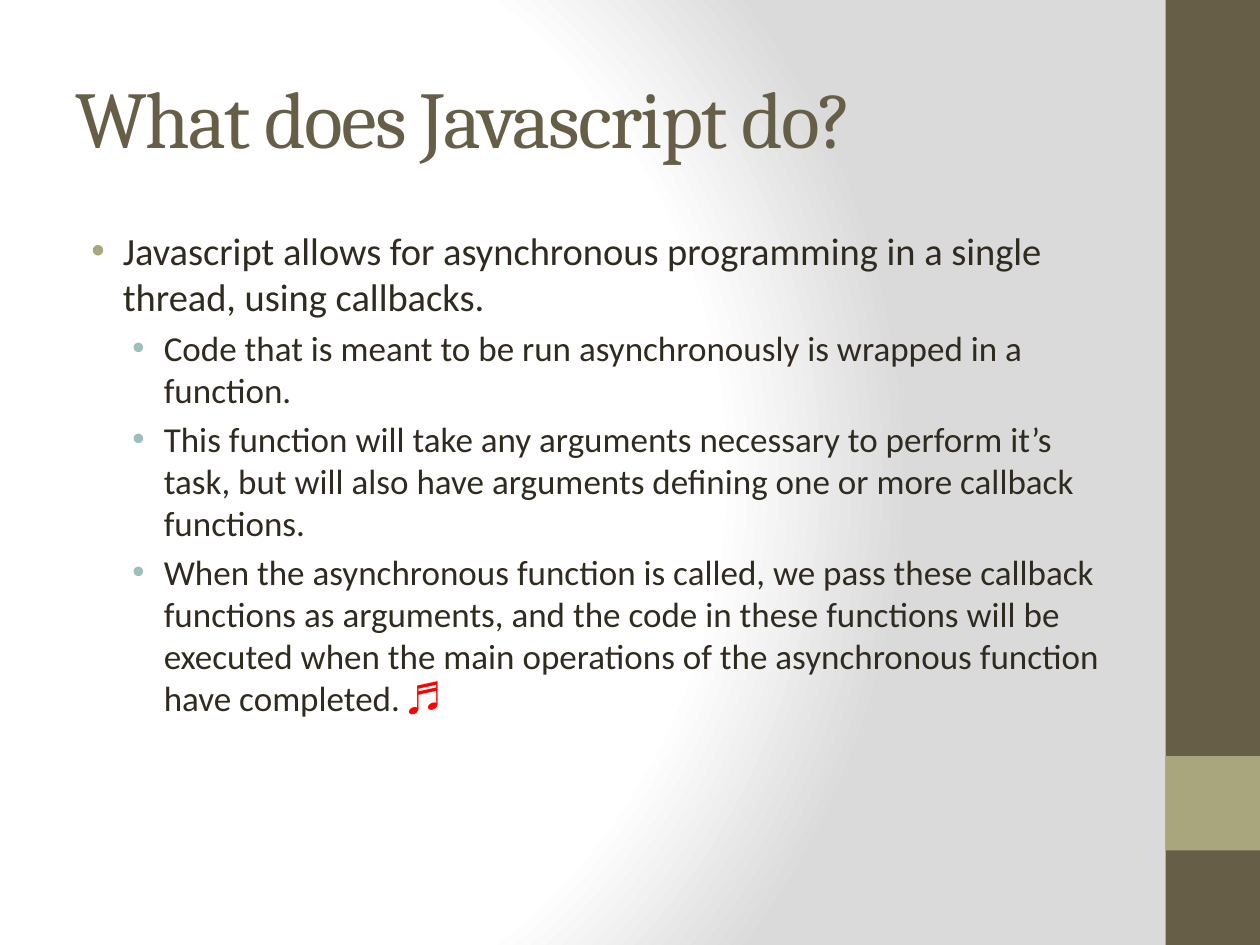
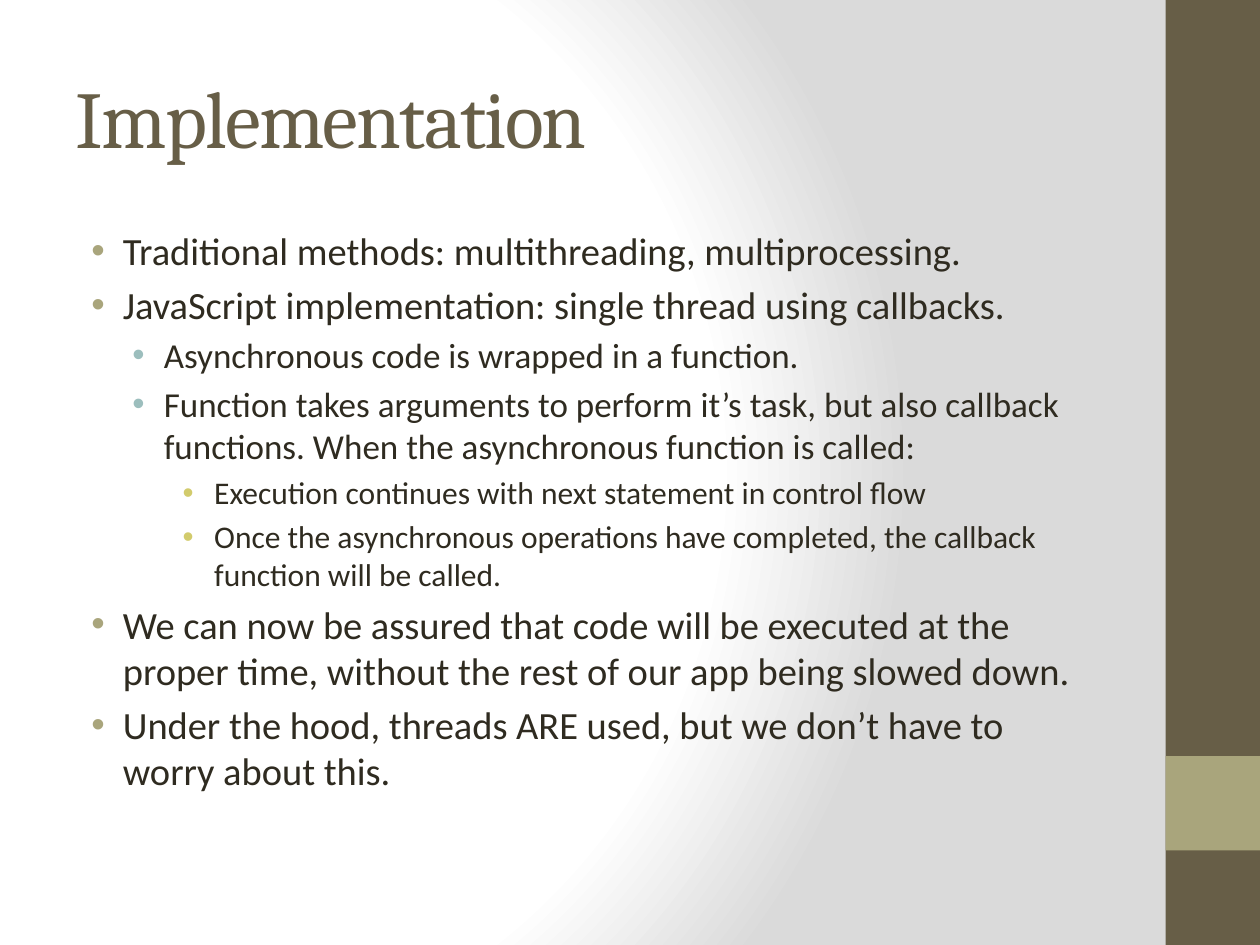
Before and after one commit to cheryly279/AsyncDiscussion, a slide deck: slide 5 of Async_Discussion_9_29_15.pptx (slide 7 before the commit). Drawn at 1260x945 pixels with LibreOffice and Linux fonts; fonts in the diff are those of the drawing. Boxes give left, top, right and bottom in pixels: in the first picture for what was removed or moved away, otherwise in the second. Text is boxed around its words. In the diff, an @@ line names an element or a change of style, - is before the commit and + after.

```diff
--- a/Async_Discussion_9_29_15.pptx
+++ b/Async_Discussion_9_29_15.pptx
@@ title at [76,92,587,165]: text changed @@
-What does Javascript do?
+Implementation
@@ text at [123,238,1070,792]: text changed; size 20 to 22 pt @@
-• Javascript allows for asynchronous programming in a single thread, using callbacks.
-  • Code that is meant to be run asynchronously is wrapped in a function.
-  • This function will take any arguments necessary to perform it’s task, but will also have arguments defining one or more callback functions.
-  • When the asynchronous function is called, we pass these callback functions as arguments, and the code in these functions will be executed when the main operations of the asynchronous function have completed. ♬
+• Traditional methods: multithreading, multiprocessing.
+• JavaScript implementation: single thread using callbacks.
+  • Asynchronous code is wrapped in a function.
+  • Function takes arguments to perform it’s task, but also callback functions. When the asynchronous function is called:
+    • Execution continues with next statement in control flow
+    • Once the asynchronous operations have completed, the callback function will be called.
+• We can now be assured that code will be executed at the proper time, without the rest of our app being slowed down.
+• Under the hood, threads ARE used, but we don’t have to worry about this.
```
Also in this commit, not shown: 28 other slides changed, 1 slide added, 3 slides removed.
